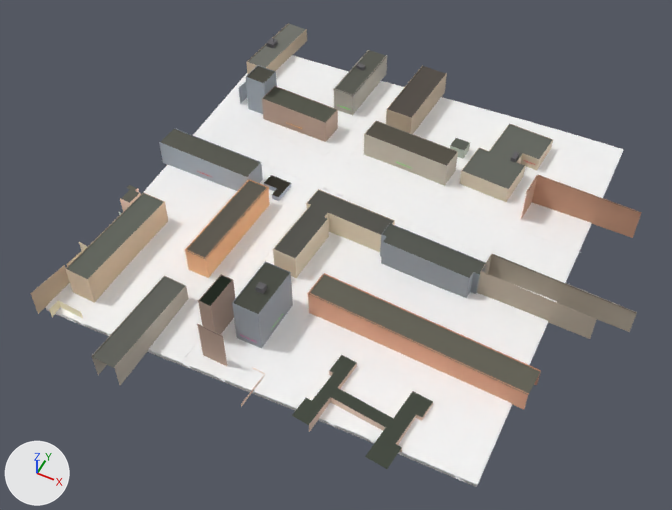
The glTF model public/tiles/0/0_-13.glb: old version first, new version second.
Both versions are drawn from a 50 mm camera at (291.0, 2853.0, 583.0) aimed at (130.0, 3175.0, 180.0). Arrows for +X, +Y and +Z are at lower left; the lights stay in place. The first picture is the older version. Where no turn or scale is listed for an object, it has been applied to the vertices. Vertices at exactly the same position are counted once.

Names of what the first picture shows: 't0_0_-13'.
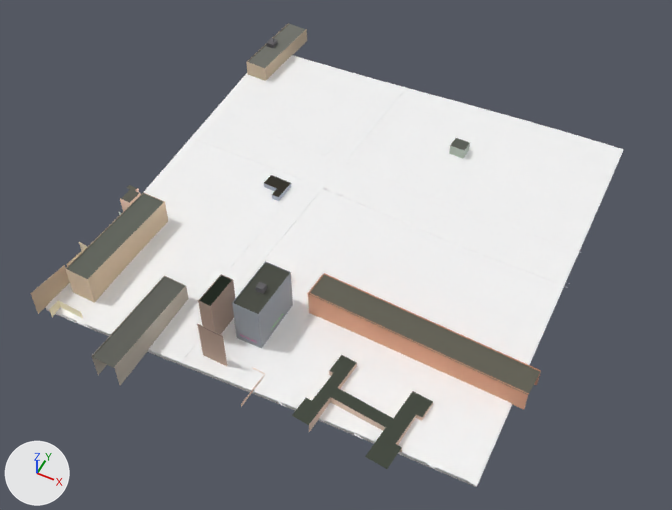
Where the newer file only moved an object's origin or applied its transform, the numbers keep the older frame.

The edits, one by one:
me_t0_0__13 is used by ob_t0_0__13; location (146.0, 3198.4, 192.7).
me_t0_0__13 had 10396 vertices, 16452 faces and spanned x -151.0..151.0, y -151.0..151.0, z -21.0..21.0.
me_t0_0__13 now has 9756 vertices, 15724 faces and spans x -151.0..118.0, y -151.0..151.0, z -21.0..21.0.
me_t0_0__13 part 1: 34 loose pieces with 642 vertices, spanning x -150.0..151.0, y -72.0..139.0, z -13.0..17.0, are deleted.
Other edits to the shape of me_t0_0__13 do not show in these pictures.

What differs and where, as boxes [x1, y1, x2, y2] in the pictures (672 x 510 px):
't0_0_-13', reshaped: before [30, 23, 642, 487]; after [30, 23, 624, 487]
part 1 of me_t0_0__13, deleted: before [159, 50, 642, 339]
